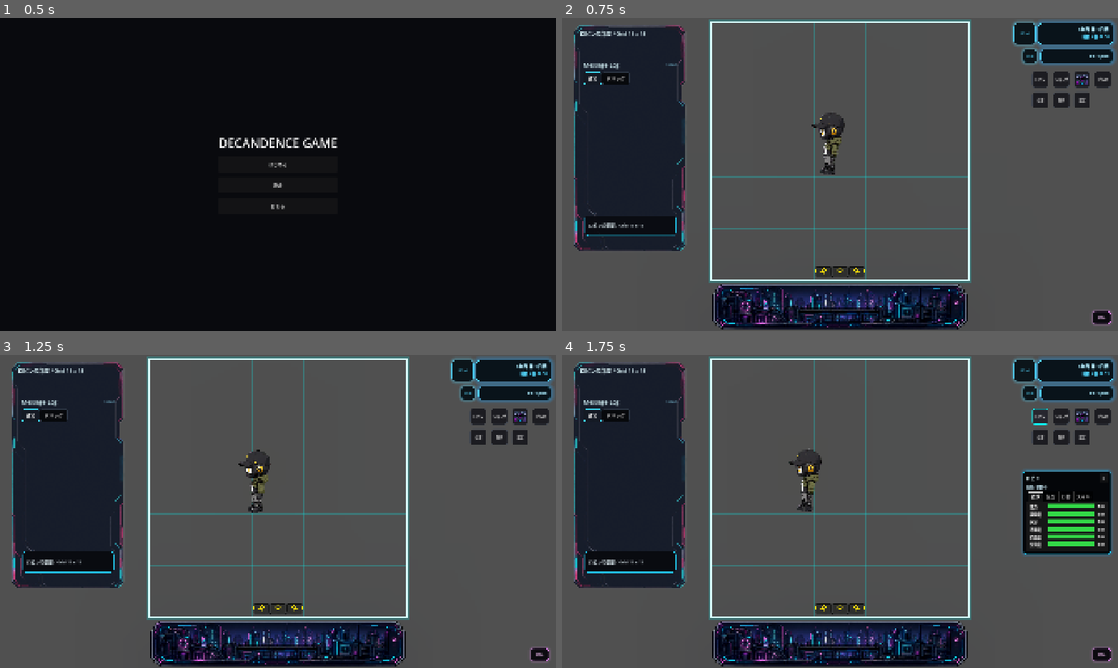
Above: before the commit, frames 1-4 (two rows, left to right).
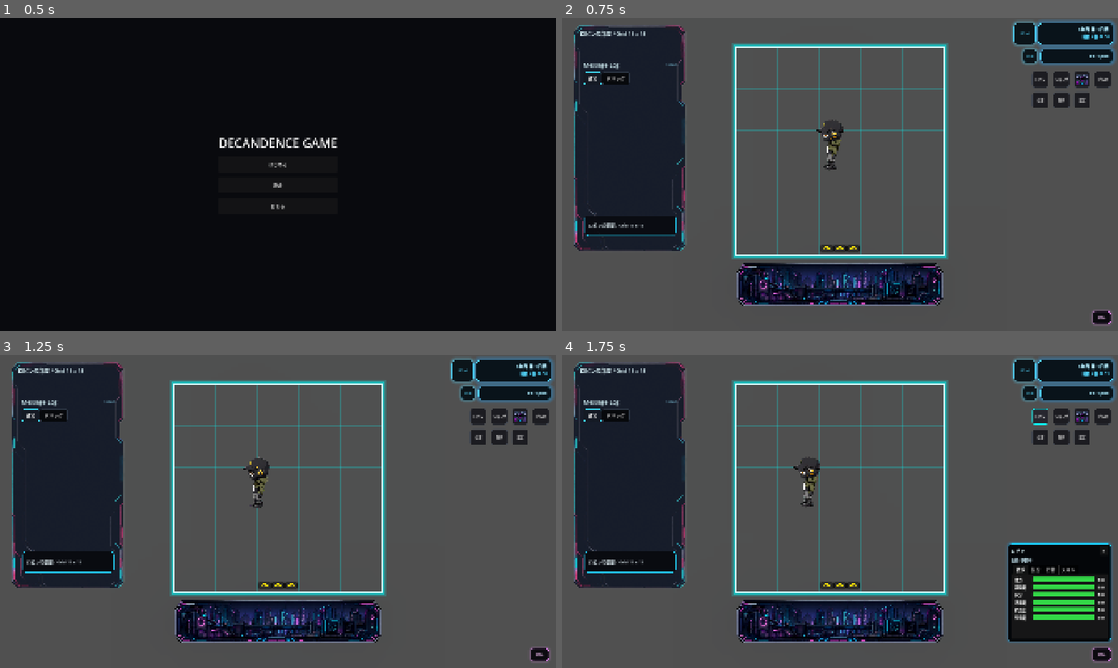
Above: after the commit, the same moments.

Repository: grimoire1089-coder/optimistic
Game: Godot game, scene res://Scenes/Boot/TitleScene.tscn
Two runs of this game, one before a commit and one after it. Both use one fixed random seed, a clock stepped at 60 frames per second and the inputs below. Sound files missing from this copy of the repository are replaced by a short silence.
Inputs:
- Up to frame 1 (0.5 s): no input
- Up to frame 2 (0.75 s): click "はじめる" at 0.5 s
- Up to frame 3 (1.25 s): no input
- Up to frame 4 (1.75 s): click "ロビン" at 1.25 s

Frame 1 is identical in both runs. In frame 2, 15% of the frame differs, in the area x 26-74%, y 0-100%; in frame 3, 14%; in frame 4, 24%, in the area x 26-100%, y 0-100%.

Commit message:
Update project

Diff:
--- a/Scenes/Maps/Furniture/SimpleMattressFurniture.tscn
+++ b/Scenes/Maps/Furniture/SimpleMattressFurniture.tscn
@@ -6,9 +6,9 @@
 [node name="SimpleMattressFurniture" type="Node2D"]
 script = ExtResource("1_simple_mattress")
 grid_footprint = Vector2i(2, 4)
-cell_size = Vector2(35.2, 35.2)
 sprite_path = NodePath("Sprite2D")
 use_sprite_when_available = true
+sprite_fill_ratio = 1.0
 
 [node name="Sprite2D" type="Sprite2D" parent="."]
 texture = ExtResource("2_mattress_texture")
--- a/Scenes/UI/HUD/AICharacterHud.tscn
+++ b/Scenes/UI/HUD/AICharacterHud.tscn
@@ -21,14 +21,16 @@
 shadow_size = 10
 
 [node name="AICharacterHud" type="PanelContainer"]
-custom_minimum_size = Vector2(304, 0)
-anchors_preset = 1
+custom_minimum_size = Vector2(356, 336)
+anchors_preset = 3
 anchor_left = 1.0
+anchor_top = 1.0
 anchor_right = 1.0
-offset_left = -328.0
-offset_top = 400.0
+anchor_bottom = 1.0
+offset_left = -380.0
+offset_top = -428.0
 offset_right = -24.0
-offset_bottom = 688.0
+offset_bottom = -92.0
 grow_horizontal = 0
 grow_vertical = 0
 theme_override_styles/panel = SubResource("StyleBoxFlat_ai_hud_panel")
@@ -68,7 +70,7 @@
 theme_override_font_sizes/font_size = 13
 
 [node name="Tabs" type="TabContainer" parent="MarginContainer/Rows"]
-custom_minimum_size = Vector2(0, 168)
+custom_minimum_size = Vector2(0, 214)
 layout_mode = 2
 size_flags_vertical = 3
 current_tab = 0
@@ -78,7 +80,7 @@
 
 [node name="CharacterNeedsPanel" parent="MarginContainer/Rows/Tabs/NeedsTab" instance=ExtResource("2_needs_panel")]
 layout_mode = 2
-bar_width = 132.0
+bar_width = 170.0
 
 [node name="MoodTab" type="MarginContainer" parent="MarginContainer/Rows/Tabs"]
 visible = false
--- a/Scenes/UI/HUD/WorkMenu.tscn
+++ b/Scenes/UI/HUD/WorkMenu.tscn
@@ -17,16 +17,16 @@
 shadow_size = 10
 
 [node name="WorkMenu" type="PanelContainer"]
-custom_minimum_size = Vector2(320, 196)
+custom_minimum_size = Vector2(356, 196)
 anchors_preset = 3
 anchor_left = 1.0
 anchor_top = 1.0
 anchor_right = 1.0
 anchor_bottom = 1.0
-offset_left = -344.0
-offset_top = -220.0
+offset_left = -380.0
+offset_top = -288.0
 offset_right = -24.0
-offset_bottom = -24.0
+offset_bottom = -92.0
 grow_horizontal = 0
 grow_vertical = 0
 theme_override_styles/panel = SubResource("StyleBoxFlat_work_menu_panel")
@@ -64,7 +64,7 @@
 theme_override_constants/separation = 6
 
 [node name="Job001Button" type="Button" parent="MarginContainer/Rows/JobList"]
-custom_minimum_size = Vector2(280, 56)
+custom_minimum_size = Vector2(316, 56)
 layout_mode = 2
 text = "Job001\n8h"
 
--- a/Scenes/UI/Options/GameOptionsOverlay.tscn
+++ b/Scenes/UI/Options/GameOptionsOverlay.tscn
@@ -39,7 +39,56 @@
 mouse_filter = 1
 theme_override_constants/separation = 12
 
-[node name="AudioSettingsPanel" parent="CenterContainer/OverlayBox" instance=ExtResource("2_audio_panel")]
+[node name="SettingsTabs" type="TabContainer" parent="CenterContainer/OverlayBox"]
+custom_minimum_size = Vector2(560, 440)
+layout_mode = 2
+size_flags_horizontal = 3
+size_flags_vertical = 3
+
+[node name="GraphicsPage" type="PanelContainer" parent="CenterContainer/OverlayBox/SettingsTabs"]
+custom_minimum_size = Vector2(560, 390)
+layout_mode = 2
+
+[node name="MarginContainer" type="MarginContainer" parent="CenterContainer/OverlayBox/SettingsTabs/GraphicsPage"]
+layout_mode = 2
+theme_override_constants/margin_left = 24
+theme_override_constants/margin_top = 24
+theme_override_constants/margin_right = 24
+theme_override_constants/margin_bottom = 24
+
+[node name="Rows" type="VBoxContainer" parent="CenterContainer/OverlayBox/SettingsTabs/GraphicsPage/MarginContainer"]
+layout_mode = 2
+theme_override_constants/separation = 16
+
+[node name="TitleLabel" type="Label" parent="CenterContainer/OverlayBox/SettingsTabs/GraphicsPage/MarginContainer/Rows"]
+layout_mode = 2
+theme_override_font_sizes/font_size = 28
+text = "グラフィック設定"
+horizontal_alignment = 1
+
+[node name="DisplayModeRow" type="HBoxContainer" parent="CenterContainer/OverlayBox/SettingsTabs/GraphicsPage/MarginContainer/Rows"]
+layout_mode = 2
+theme_override_constants/separation = 12
+
+[node name="DisplayModeLabel" type="Label" parent="CenterContainer/OverlayBox/SettingsTabs/GraphicsPage/MarginContainer/Rows/DisplayModeRow"]
+custom_minimum_size = Vector2(160, 0)
+layout_mode = 2
+text = "表示モード"
+vertical_alignment = 1
+
+[node name="DisplayModeOption" type="OptionButton" parent="CenterContainer/OverlayBox/SettingsTabs/GraphicsPage/MarginContainer/Rows/DisplayModeRow"]
+unique_name_in_owner = true
+custom_minimum_size = Vector2(260, 44)
+layout_mode = 2
+size_flags_horizontal = 3
+
+[node name="DisplayModeHintLabel" type="Label" parent="CenterContainer/OverlayBox/SettingsTabs/GraphicsPage/MarginContainer/Rows"]
+layout_mode = 2
+text = "変更はすぐに反映されます。"
+theme_override_colors/font_color = Color(0.72, 0.86, 0.92, 0.82)
+theme_override_font_sizes/font_size = 14
+
+[node name="SoundPage" parent="CenterContainer/OverlayBox/SettingsTabs" instance=ExtResource("2_audio_panel")]
 layout_mode = 2
 
 [node name="CloseOptionsButton" type="Button" parent="CenterContainer/OverlayBox"]
--- a/Scripts/Characters/Modules/AICharacterCraftBehaviorModule.gd
+++ b/Scripts/Characters/Modules/AICharacterCraftBehaviorModule.gd
@@ -149,6 +149,7 @@
 
 
 func _begin_crafting() -> void:
+	_snap_body_to_target_cell()
 	_is_active = true
 	_is_moving = false
 	_is_crafting = true
@@ -160,6 +161,18 @@
 		var to_furniture := _target_furniture.global_position - _body.global_position
 		if to_furniture.length() > 0.1:
 			_facing_direction = AICharacterGridMovementHelper.get_axis_aligned_direction(to_furniture)
+
+
+func _snap_body_to_target_cell() -> void:
+	if _body == null or _room_map == null:
+		return
+	if not _is_valid_grid_position(_target_cell):
+		return
+	var target_position := _room_map.grid_to_world_area_center(_target_cell, _get_actor_grid_footprint())
+	if _body.global_position.distance_squared_to(target_position) <= 0.001:
+		return
+	_body.global_position = target_position
+	_last_distance = INF
 
 
 func _update_crafting(delta: float) -> void:
--- a/Scripts/Maps/Furniture/SimpleMattressFurniture.gd
+++ b/Scripts/Maps/Furniture/SimpleMattressFurniture.gd
@@ -8,7 +8,7 @@
 @export var sprite_path: NodePath = NodePath("Sprite2D")
 @export var use_sprite_when_available: bool = true
 @export var preserve_sprite_aspect: bool = true
-@export var sprite_fill_ratio: float = 0.96
+@export var sprite_fill_ratio: float = 1.0
 @export var base_color: Color = Color(0.86, 0.92, 0.98, 1.0)
 @export var edge_color: Color = Color(0.28, 0.74, 0.92, 1.0)
 @export var seam_color: Color = Color(0.50, 0.82, 0.95, 0.72)
@@ -65,7 +65,17 @@
 	return Vector2(float(safe_footprint.x), float(safe_footprint.y)) * safe_cell_size
 
 
+func set_grid_cell_size(next_cell_size: Vector2) -> void:
+	var safe_cell_size := Vector2(maxf(next_cell_size.x, 1.0), maxf(next_cell_size.y, 1.0))
+	if cell_size.is_equal_approx(safe_cell_size):
+		return
+	cell_size = safe_cell_size
+	_fit_sprite_to_grid_size()
+	queue_redraw()
+
+
 func _fit_sprite_to_grid_size() -> void:
+	_resolve_sprite()
 	if _sprite == null or _sprite.texture == null:
 		return
 
--- a/Scripts/Maps/RoomMapGridModule.gd
+++ b/Scripts/Maps/RoomMapGridModule.gd
@@ -452,9 +452,13 @@
 
 func _get_logical_cell_size_for_screen_cap(screen_cell_size: Vector2) -> Vector2:
 	var screen_scale := _get_window_to_viewport_scale()
+	var cap_scale := Vector2(
+		maxf(screen_scale.x, 1.0),
+		maxf(screen_scale.y, 1.0)
+	)
 	return Vector2(
-		maxf(screen_cell_size.x / maxf(screen_scale.x, 0.001), 1.0),
-		maxf(screen_cell_size.y / maxf(screen_scale.y, 0.001), 1.0)
+		maxf(screen_cell_size.x / maxf(cap_scale.x, 0.001), 1.0),
+		maxf(screen_cell_size.y / maxf(cap_scale.y, 0.001), 1.0)
 	)
 
 
--- a/Scripts/Scenes/Main/MainScene.gd
+++ b/Scripts/Scenes/Main/MainScene.gd
@@ -12,6 +12,9 @@
 const MAP_GRID_TOGGLE_BUTTON_NAME := "MapGridToggleButton"
 const MAP_GRID_TOGGLE_BUTTON_POSITION := Vector2(-328.0, 108.0)
 const MAP_GRID_TOGGLE_BUTTON_SIZE := Vector2(48.0, 48.0)
+const AI_CHARACTER_HUD_SIZE := Vector2(356.0, 336.0)
+const AI_CHARACTER_HUD_BOTTOM_RIGHT_MARGIN := Vector2(24.0, 92.0)
+const WORK_MENU_SIZE := Vector2(356.0, 196.0)
 
 @onready var debug_label: Label = $CanvasLayer/DebugLabel
 @onready var robin: RobinWanderActor = $Robin
@@ -277,8 +280,8 @@
 	_place_top_right_control(canvas_layer.get_node_or_null("InventoryButton") as Control, Vector2(-176.0, 184.0), RIGHT_TRAVEL_BUTTON_SIZE)
 	_place_top_right_control(canvas_layer.get_node_or_null("BuildModeButton") as Control, Vector2(-124.0, 184.0), RIGHT_TRAVEL_BUTTON_SIZE)
 	_place_top_right_control(canvas_layer.get_node_or_null("WorkCreditButton") as Control, Vector2(-72.0, 184.0), RIGHT_TRAVEL_BUTTON_SIZE)
-	_place_top_right_control(canvas_layer.get_node_or_null("AICharacterHud") as Control, Vector2(-328.0, 400.0), Vector2(304.0, 288.0))
-	_place_top_right_control(canvas_layer.get_node_or_null("WorkMenu") as Control, Vector2(-328.0, 252.0), Vector2(304.0, 158.0))
+	_place_bottom_right_control(canvas_layer.get_node_or_null("AICharacterHud") as Control, AI_CHARACTER_HUD_BOTTOM_RIGHT_MARGIN, AI_CHARACTER_HUD_SIZE)
+	_place_bottom_right_control(canvas_layer.get_node_or_null("WorkMenu") as Control, AI_CHARACTER_HUD_BOTTOM_RIGHT_MARGIN, WORK_MENU_SIZE)
 	_place_top_right_control(canvas_layer.get_node_or_null("CraftMenu") as Control, Vector2(-328.0, 252.0), Vector2(304.0, 172.0))
 	_configure_map_grid_toggle_button(canvas_layer.get_node_or_null(MAP_GRID_TOGGLE_BUTTON_NAME) as Button)
 
@@ -294,6 +297,20 @@
 	control.offset_top = top_right_offset.y
 	control.offset_right = top_right_offset.x + control_size.x
 	control.offset_bottom = top_right_offset.y + control_size.y
+
+
+func _place_bottom_right_control(control: Control, bottom_right_margin: Vector2, control_size: Vector2) -> void:
+	if control == null:
+		return
+	control.custom_minimum_size = control_size
+	control.anchor_left = 1.0
+	control.anchor_top = 1.0
+	control.anchor_right = 1.0
+	control.anchor_bottom = 1.0
+	control.offset_left = -bottom_right_margin.x - control_size.x
+	control.offset_top = -bottom_right_margin.y - control_size.y
+	control.offset_right = -bottom_right_margin.x
+	control.offset_bottom = -bottom_right_margin.y
 
 
 func _sync_build_mode_ui_lock() -> void:
--- a/Scripts/UI/HUD/WorkMenu.gd
+++ b/Scripts/UI/HUD/WorkMenu.gd
@@ -1,8 +1,8 @@
 extends PanelContainer
 class_name WorkMenu
 
-const BOTTOM_RIGHT_MARGIN := Vector2(24.0, 24.0)
-const BOTTOM_RIGHT_PANEL_SIZE := Vector2(320.0, 196.0)
+const BOTTOM_RIGHT_MARGIN := Vector2(24.0, 92.0)
+const BOTTOM_RIGHT_PANEL_SIZE := Vector2(356.0, 196.0)
 
 @export var first_job_name: String = "仕事001"
 @export var first_job_minutes: int = 8 * 60
--- a/Scripts/UI/Options/GameOptionsOverlay.gd
+++ b/Scripts/UI/Options/GameOptionsOverlay.gd
@@ -1,11 +1,22 @@
 extends Control
 class_name GameOptionsOverlay
 
+const DISPLAY_MODE_FULLSCREEN := 0
+const DISPLAY_MODE_BORDERLESS_WINDOW := 1
+const DISPLAY_MODE_WINDOWED := 2
+const WINDOWED_BASE_SIZE := Vector2i(1920, 1080)
+const WINDOWED_SCREEN_MARGIN := Vector2i(160, 120)
+const WINDOWED_MIN_SIZE := Vector2i(960, 540)
+
+@export var settings_tabs_path: NodePath = NodePath("CenterContainer/OverlayBox/SettingsTabs")
+@export var display_mode_option_path: NodePath = NodePath("CenterContainer/OverlayBox/SettingsTabs/GraphicsPage/MarginContainer/Rows/DisplayModeRow/DisplayModeOption")
 @export var close_button_path: NodePath = NodePath("CenterContainer/OverlayBox/CloseOptionsButton")
 @export var quit_button_path: NodePath = NodePath("CenterContainer/OverlayBox/QuitGameButton")
 @export var pause_scene_tree: bool = true
 @export var pause_game_clock: bool = true
 
+var _settings_tabs: TabContainer
+var _display_mode_option: OptionButton
 var _close_button: Button
 var _quit_button: Button
 var _game_clock: Node
@@ -22,6 +33,8 @@
 	mouse_filter = Control.MOUSE_FILTER_STOP
 	visible = false
 	_resolve_refs()
+	_setup_tabs()
+	_setup_display_mode_option()
 	_connect_close_button()
 	_connect_quit_button()
 	set_process_unhandled_input(true)
@@ -40,6 +53,7 @@
 		return
 
 	_resolve_refs()
+	_sync_display_mode_option()
 	_save_pause_state()
 	visible = true
 	move_to_front()
@@ -106,12 +120,37 @@
 
 
 func _resolve_refs() -> void:
+	if _settings_tabs == null and not settings_tabs_path.is_empty():
+		_settings_tabs = get_node_or_null(settings_tabs_path) as TabContainer
+	if _display_mode_option == null and not display_mode_option_path.is_empty():
+		_display_mode_option = get_node_or_null(display_mode_option_path) as OptionButton
 	if _close_button == null and not close_button_path.is_empty():
 		_close_button = get_node_or_null(close_button_path) as Button
 	if _quit_button == null and not quit_button_path.is_empty():
 		_quit_button = get_node_or_null(quit_button_path) as Button
 
 
+func _setup_tabs() -> void:
+	if _settings_tabs == null:
+		return
+	if _settings_tabs.get_tab_count() >= 1:
+		_settings_tabs.set_tab_title(0, "グラフィック")
+	if _settings_tabs.get_tab_count() >= 2:
+		_settings_tabs.set_tab_title(1, "サウンド")
+
+
+func _setup_display_mode_option() -> void:
+	if _display_mode_option == null:
+		return
+	if _display_mode_option.get_item_count() <= 0:
+		_display_mode_option.add_item("フルスクリーン", DISPLAY_MODE_FULLSCREEN)
+		_display_mode_option.add_item("ボーダーレスウィンドウ", DISPLAY_MODE_BORDERLESS_WINDOW)
+		_display_mode_option.add_item("ウィンドウ", DISPLAY_MODE_WINDOWED)
+	if not _display_mode_option.item_selected.is_connected(_on_display_mode_selected):
+		_display_mode_option.item_selected.connect(_on_display_mode_selected)
+	_sync_display_mode_option()
+
+
 func _connect_close_button() -> void:
 	if _close_button == null:
 		return
@@ -124,6 +163,83 @@
 		return
 	if not _quit_button.pressed.is_connected(quit_game):
 		_quit_button.pressed.connect(quit_game)
+
+
+func _on_display_mode_selected(index: int) -> void:
+	if _display_mode_option == null:
+		return
+	var mode_id := _display_mode_option.get_item_id(index)
+	_apply_display_mode(mode_id)
+
+
+func _sync_display_mode_option() -> void:
+	if _display_mode_option == null:
+		return
+	var current_mode_id := _get_current_display_mode_id()
+	for index in range(_display_mode_option.get_item_count()):
+		if _display_mode_option.get_item_id(index) == current_mode_id:
+			_display_mode_option.select(index)
+			return
+
+
+func _get_current_display_mode_id() -> int:
+	var window_mode := DisplayServer.window_get_mode()
+	if window_mode == DisplayServer.WINDOW_MODE_FULLSCREEN:
+		return DISPLAY_MODE_FULLSCREEN
+	if window_mode == DisplayServer.WINDOW_MODE_EXCLUSIVE_FULLSCREEN:
+		return DISPLAY_MODE_FULLSCREEN
+	if DisplayServer.window_get_flag(DisplayServer.WINDOW_FLAG_BORDERLESS):
+		return DISPLAY_MODE_BORDERLESS_WINDOW
+	return DISPLAY_MODE_WINDOWED
+
+
+func _apply_display_mode(mode_id: int) -> void:
+	var screen := DisplayServer.window_get_current_screen()
+	match mode_id:
+		DISPLAY_MODE_FULLSCREEN:
+			DisplayServer.window_set_flag(DisplayServer.WINDOW_FLAG_BORDERLESS, false)
+			DisplayServer.window_set_mode(DisplayServer.WINDOW_MODE_FULLSCREEN)
+		DISPLAY_MODE_BORDERLESS_WINDOW:
+			DisplayServer.window_set_mode(DisplayServer.WINDOW_MODE_WINDOWED)
+			DisplayServer.window_set_flag(DisplayServer.WINDOW_FLAG_BORDERLESS, true)
+			DisplayServer.window_set_position(DisplayServer.screen_get_position(screen))
+			DisplayServer.window_set_size(DisplayServer.screen_get_size(screen))
+		DISPLAY_MODE_WINDOWED:
+			DisplayServer.window_set_mode(DisplayServer.WINDOW_MODE_WINDOWED)
+			DisplayServer.window_set_flag(DisplayServer.WINDOW_FLAG_BORDERLESS, false)
+			_apply_centered_window_size(screen)
+		_:
+			return
+
+
+func _apply_centered_window_size(screen: int) -> void:
+	var screen_position := DisplayServer.screen_get_position(screen)
+	var screen_size := DisplayServer.screen_get_size(screen)
+	var window_size := _get_windowed_size_for_screen(screen_size)
+	var window_position := screen_position + Vector2i(
+		int(round(float(screen_size.x - window_size.x) * 0.5)),
+		int(round(float(screen_size.y - window_size.y) * 0.5))
+	)
+	DisplayServer.window_set_size(window_size)
+	DisplayServer.window_set_position(window_position)
+
+
+func _get_windowed_size_for_screen(screen_size: Vector2i) -> Vector2i:
+	var max_size := Vector2i(
+		maxi(screen_size.x - WINDOWED_SCREEN_MARGIN.x, WINDOWED_MIN_SIZE.x),
+		maxi(screen_size.y - WINDOWED_SCREEN_MARGIN.y, WINDOWED_MIN_SIZE.y)
+	)
+	var scale := minf(
+		1.0,
+		minf(
+			float(max_size.x) / float(WINDOWED_BASE_SIZE.x),
+			float(max_size.y) / float(WINDOWED_BASE_SIZE.y)
+		)
+	)
+	return Vector2i(
+		maxi(int(round(float(WINDOWED_BASE_SIZE.x) * scale)), WINDOWED_MIN_SIZE.x),
+		maxi(int(round(float(WINDOWED_BASE_SIZE.y) * scale)), WINDOWED_MIN_SIZE.y)
+	)
 
 
 func _set_process_mode_recursive(node: Node, mode: Node.ProcessMode) -> void:
